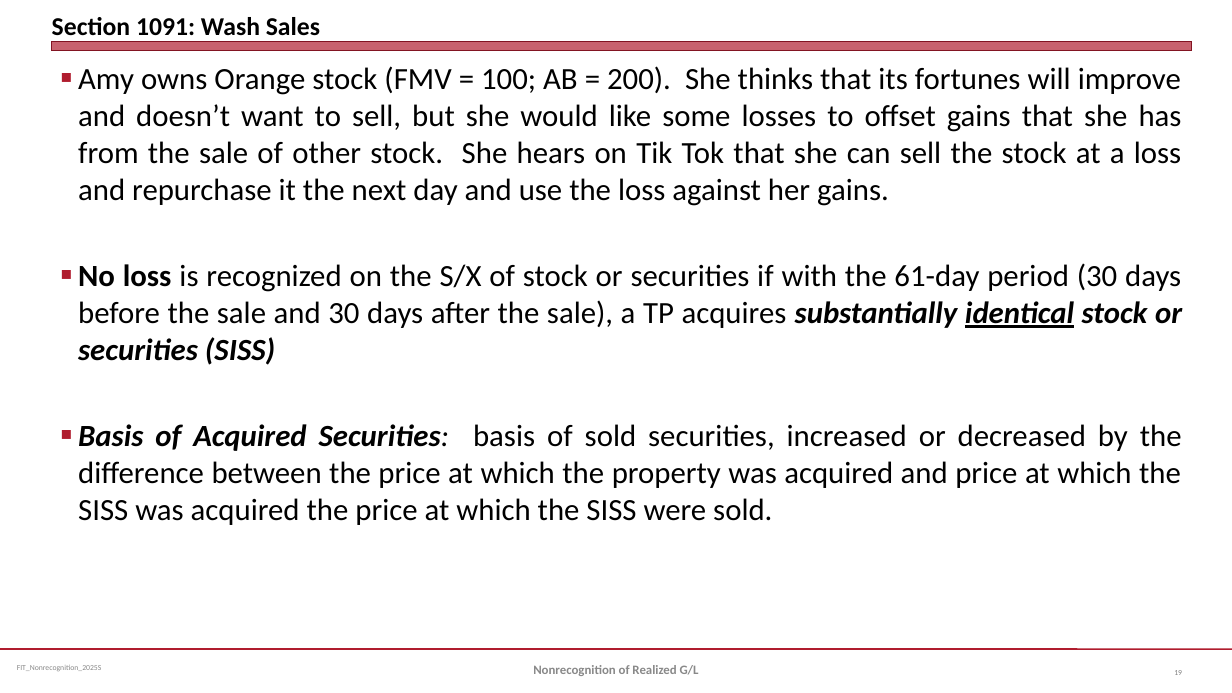
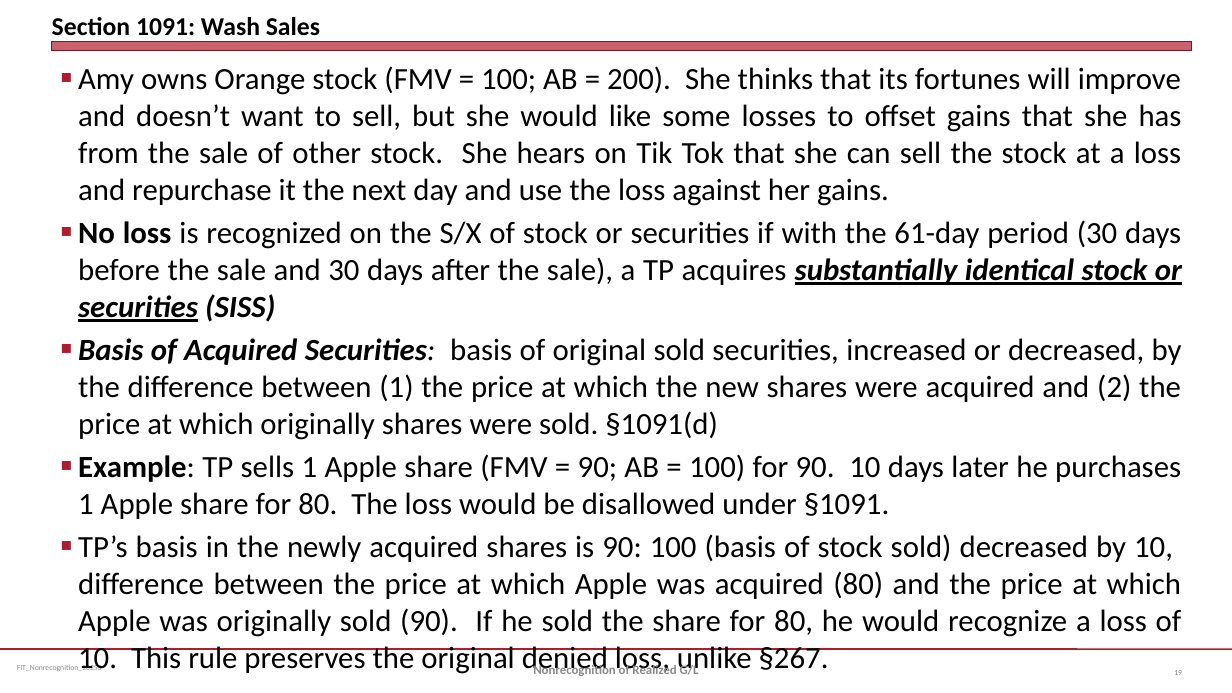
Before and after one commit to jmc877/Fed-Income-Tax, a slide deck: slide 19 of slides/FIT_NonrecognitionGL_2025S.pptx. Drawn at 1232x693 pixels with LibreOffice and Linux fonts; fonts in the diff are those of the drawing. Boxes give left, top, right and bottom in pixels: in the first picture for what was removed or moved away, otherwise in the second. Text is boxed around its words. In the diff, an @@ line names an element or a change of style, - is before the commit and + after.

```diff
--- a/slides/FIT_NonrecognitionGL_2025S.pptx
+++ b/slides/FIT_NonrecognitionGL_2025S.pptx
@@ text at [78,220,1182,322]: underline on in "substantially stock or securities" @@
@@ text at [78,338,1182,637]: text changed @@
-■ Basis of Acquired Securities: basis of sold securities, increased or decreased by the difference between the price at which the property was acquired and price at which the SISS was acquired the price at which the SISS were sold.
+■ Basis of Acquired Securities: basis of original sold securities, increased or decreased, by the difference between (1) the price at which the new shares were acquired and (2) the price at which originally shares were sold. §1091(d)
+■ Example: TP sells 1 Apple share (FMV = 90; AB = 100) for 90. 10 days later he purchases 1 Apple share for 80. The loss would be disallowed under §1091.
+■ TP’s basis in the newly acquired shares is 90: 100 (basis of stock sold) decreased by 10, difference between the price at which Apple was acquired (80) and the price at which Apple was originally sold (90). If he sold the share for 80, he would recognize a loss of 10. This rule preserves the original denied loss, unlike §267.
```
Also in this commit, not shown: 3 other slides changed, 3 other files.
